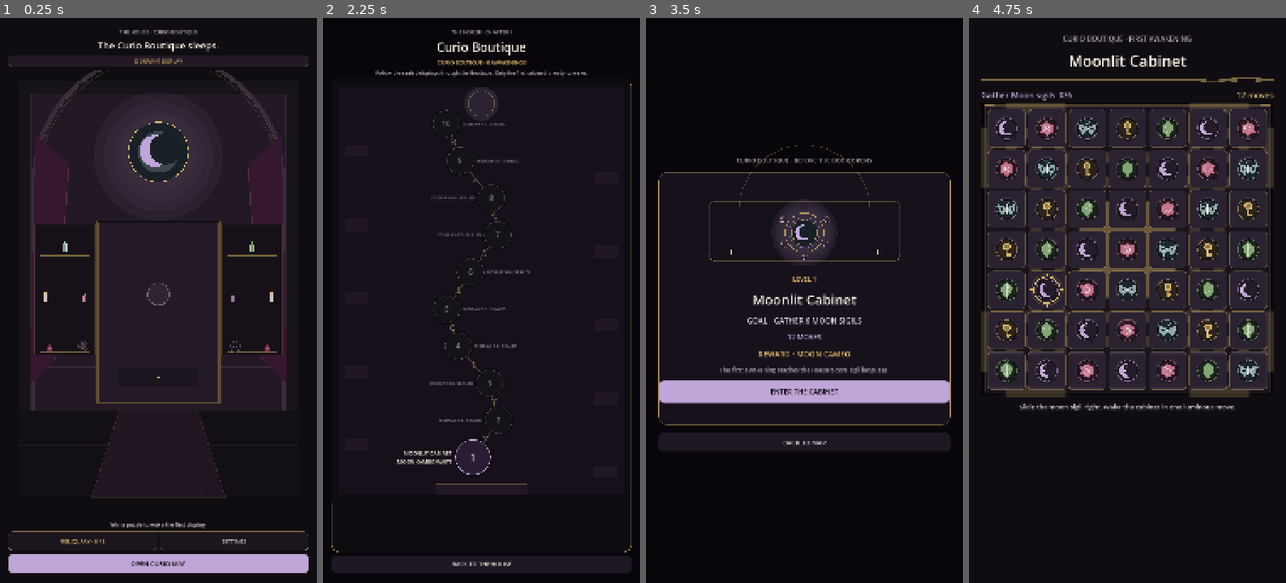
Above: before the commit, frames 1-4 (left to right).
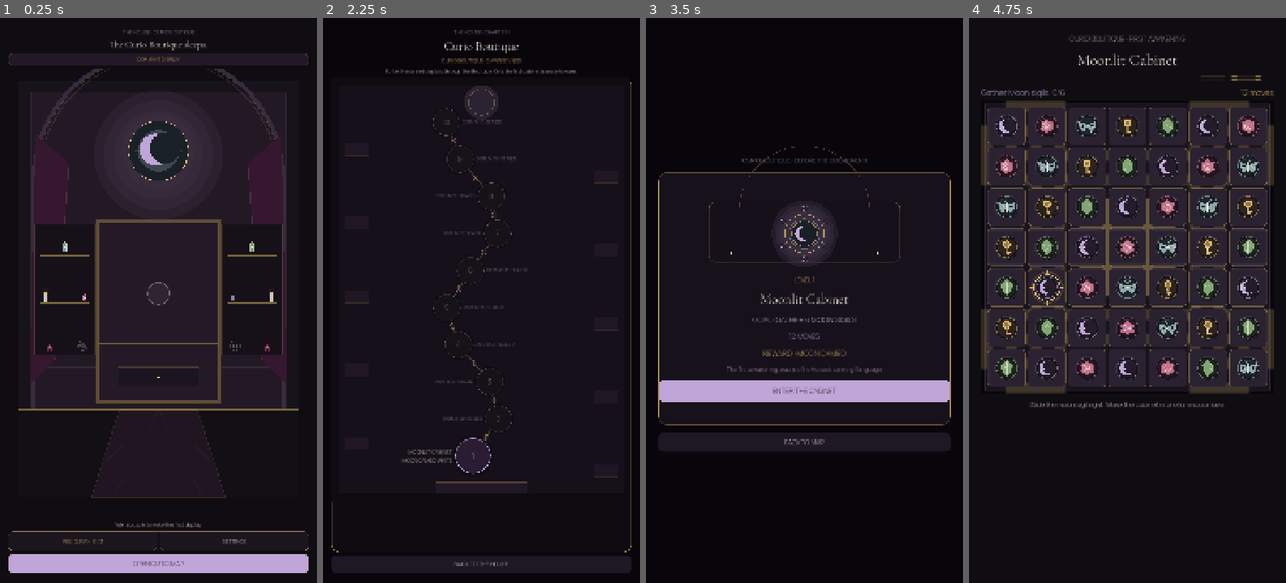
Above: after the commit, the same moments.

Repository: Jay-prodesign/akilta-match3
Game: Godot game, scene res://src/app/app_bootstrap.tscn
The game is run twice, just before and just after one commit, with the same random seed, the same clock (stepped at 60 frames per second) and the same inputs.
Inputs (mouse positions are in pixels of both pictures, inside the frame that each line leads up to):
- Up to frame 1 (0.25 s): no input
- Up to frame 2 (2.25 s): click "RELIQUARY · 0 / 3" at 0.5 s; click "BACK TO THE HOUSE" at 1.25 s; click "OPEN CURIO MAP" at 2 s
- Up to frame 3 (3.5 s): click "1" at 2.75 s
- Up to frame 4 (4.75 s): click "ENTER THE CABINET" at 3.5 s; tap Enter at 4.25 s; move the mouse to (1127, 249) at 4.27 s; click (1127, 249) at 4.42 s

The runs differ from the first frame. In frame 1, 2.7% of the frame differs, in the area x 2-98%, y 2-97%; in frame 2, 2.9%; in frame 3, 2.8%; in frame 4, 11%, in the area x 3-97%, y 3-70%.

Commit message:
feat: apply OFL Curio House typography system

Diff:
--- a/src/app/app_bootstrap.gd
+++ b/src/app/app_bootstrap.gd
@@ -12,6 +12,7 @@
 const PrestartScene = preload("res://src/ui/prestart/level_prestart.tscn")
 const SettingsScene = preload("res://src/ui/settings/settings_panel.tscn")
 const AudioDirectorScript = preload("res://src/feedback/audio_director.gd")
+const Typography = preload("res://src/ui/theme/typography.gd")
 
 @export var environment: String = "development"
 @export var save_path_override: String = ""
@@ -125,6 +126,7 @@
 		return false
 	_settings_screen = SettingsScene.instantiate()
 	screen_host.add_child(_settings_screen)
+	Typography.apply(_settings_screen)
 	_settings_screen.bind_settings(user_settings)
 	_settings_screen.close_requested.connect(close_settings)
 	return true
@@ -187,3 +189,4 @@
 		_current_screen.queue_free()
 	_current_screen = screen
 	screen_host.add_child(screen)
+	Typography.apply(screen)
--- a/src/app/app_bootstrap.tscn
+++ b/src/app/app_bootstrap.tscn
@@ -1,12 +1,14 @@
-[gd_scene load_steps=2 format=3]
+[gd_scene load_steps=3 format=3]
 
 [ext_resource type="Script" path="res://src/app/app_bootstrap.gd" id="1_bootstrap"]
+[ext_resource type="Theme" path="res://src/ui/theme/curio_house_theme.tres" id="2_theme"]
 
 [node name="AppBootstrap" type="Node"]
 script = ExtResource("1_bootstrap")
 
 [node name="ScreenHost" type="Control" parent="."]
 layout_mode = 3
+theme = ExtResource("2_theme")
 anchors_preset = 15
 anchor_right = 1.0
 anchor_bottom = 1.0
--- /dev/null
+++ b/src/ui/theme/curio_house_theme.tres
@@ -0,0 +1,7 @@
+[gd_resource type="Theme" load_steps=2 format=3]
+
+[ext_resource type="FontFile" path="res://assets/fonts/Manrope-Variable.ttf" id="1_manrope"]
+
+[resource]
+default_font = ExtResource("1_manrope")
+default_font_size = 18
--- /dev/null
+++ b/src/ui/theme/typography.gd
@@ -0,0 +1,38 @@
+class_name Match3Typography
+extends RefCounted
+
+const DISPLAY_FONT_PATH := "res://assets/fonts/CormorantGaramond-Variable.ttf"
+const DISPLAY_NODE_NAMES := ["Title", "Headline"]
+
+static var _display_font: Font
+
+static func apply(root: Node) -> void:
+	if root == null:
+		return
+	var font := _get_display_font()
+	if font == null:
+		return
+	_apply_recursive(root, font)
+
+static func contract() -> Dictionary:
+	return {
+		"display_font_path": DISPLAY_FONT_PATH,
+		"display_font_loaded": _get_display_font() != null,
+		"display_nodes": DISPLAY_NODE_NAMES.duplicate(),
+		"ui_font_path": "res://assets/fonts/Manrope-Variable.ttf",
+		"license": "SIL Open Font License 1.1",
+	}
+
+static func _get_display_font() -> Font:
+	if _display_font != null:
+		return _display_font
+	if not ResourceLoader.exists(DISPLAY_FONT_PATH):
+		return null
+	_display_font = load(DISPLAY_FONT_PATH) as Font
+	return _display_font
+
+static func _apply_recursive(node: Node, font: Font) -> void:
+	if node is Label and DISPLAY_NODE_NAMES.has(String(node.name)):
+		(node as Label).add_theme_font_override("font", font)
+	for child in node.get_children():
+		_apply_recursive(child, font)
--- /dev/null
+++ b/tests/unit/test_typography.gd
@@ -0,0 +1,41 @@
+extends SceneTree
+
+const Typography = preload("res://src/ui/theme/typography.gd")
+const ThemeResource = preload("res://src/ui/theme/curio_house_theme.tres")
+
+var failures: Array[String] = []
+
+func _init() -> void:
+	call_deferred("_run")
+
+func _run() -> void:
+	_expect(FileAccess.file_exists("res://assets/fonts/CormorantGaramond-Variable.ttf"), "Cormorant Garamond must be vendored")
+	_expect(FileAccess.file_exists("res://assets/fonts/Manrope-Variable.ttf"), "Manrope must be vendored")
+	_expect(FileAccess.file_exists("res://assets/licenses/CormorantGaramond-OFL.txt"), "Cormorant OFL notice must exist")
+	_expect(FileAccess.file_exists("res://assets/licenses/Manrope-OFL.txt"), "Manrope OFL notice must exist")
+	_expect(ThemeResource != null and ThemeResource.default_font != null, "global Curio theme must load Manrope")
+	var contract: Dictionary = Typography.contract()
+	_expect(bool(contract.get("display_font_loaded", false)), "Cormorant display font must load")
+	_expect(String(contract.get("license", "")).contains("Open Font License"), "typography contract must retain OFL provenance")
+	var root := Control.new()
+	var title := Label.new()
+	title.name = "Title"
+	root.add_child(title)
+	var body := Label.new()
+	body.name = "Detail"
+	root.add_child(body)
+	Typography.apply(root)
+	_expect(title.has_theme_font_override("font"), "Title nodes must receive display font")
+	_expect(not body.has_theme_font_override("font"), "functional body text must inherit the global UI font")
+	root.free()
+	if failures.is_empty():
+		print("TEST_PASS: OFL Curio House typography")
+		quit(0)
+		return
+	for failure in failures:
+		printerr("TEST_FAIL: %s" % failure)
+	quit(1)
+
+func _expect(condition: bool, message: String) -> void:
+	if not condition:
+		failures.append(message)
Not shown, changed: .github/workflows/p0-headless.yml
Not shown, added: docs/engineering/curio-house-typography.md
